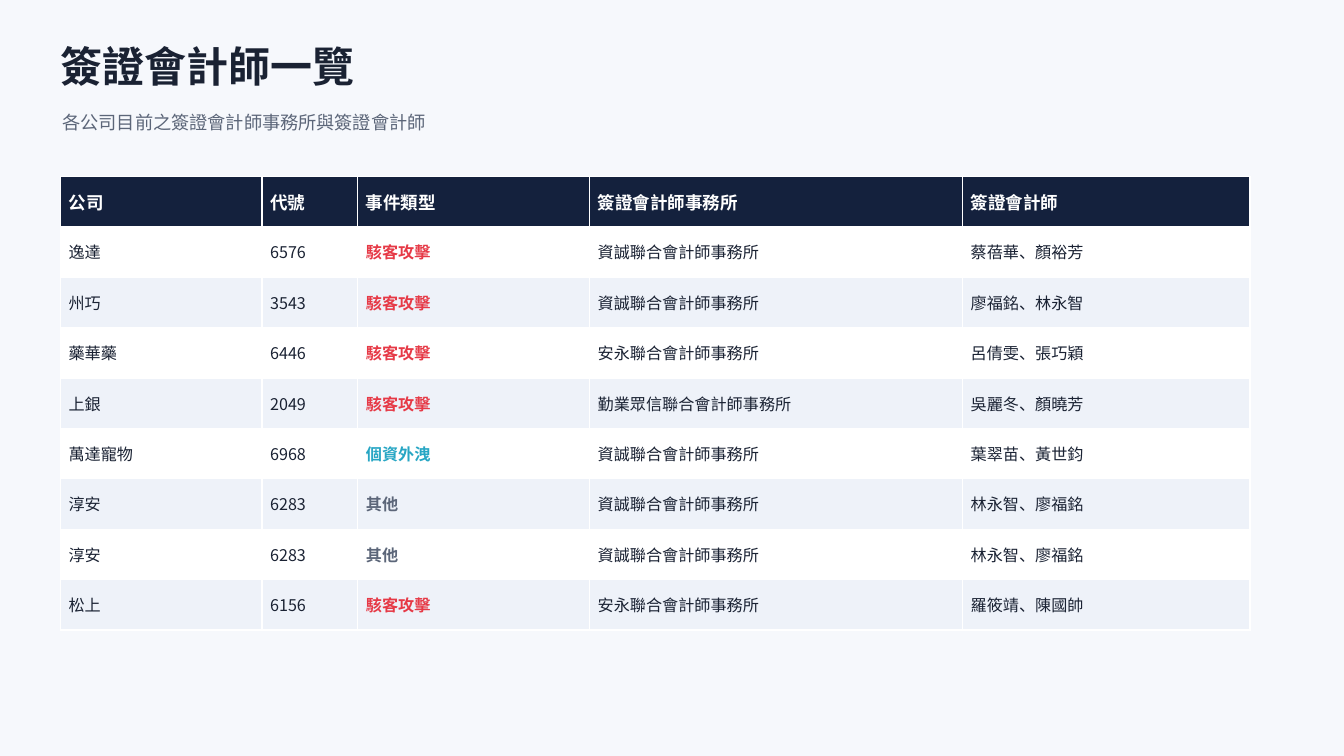
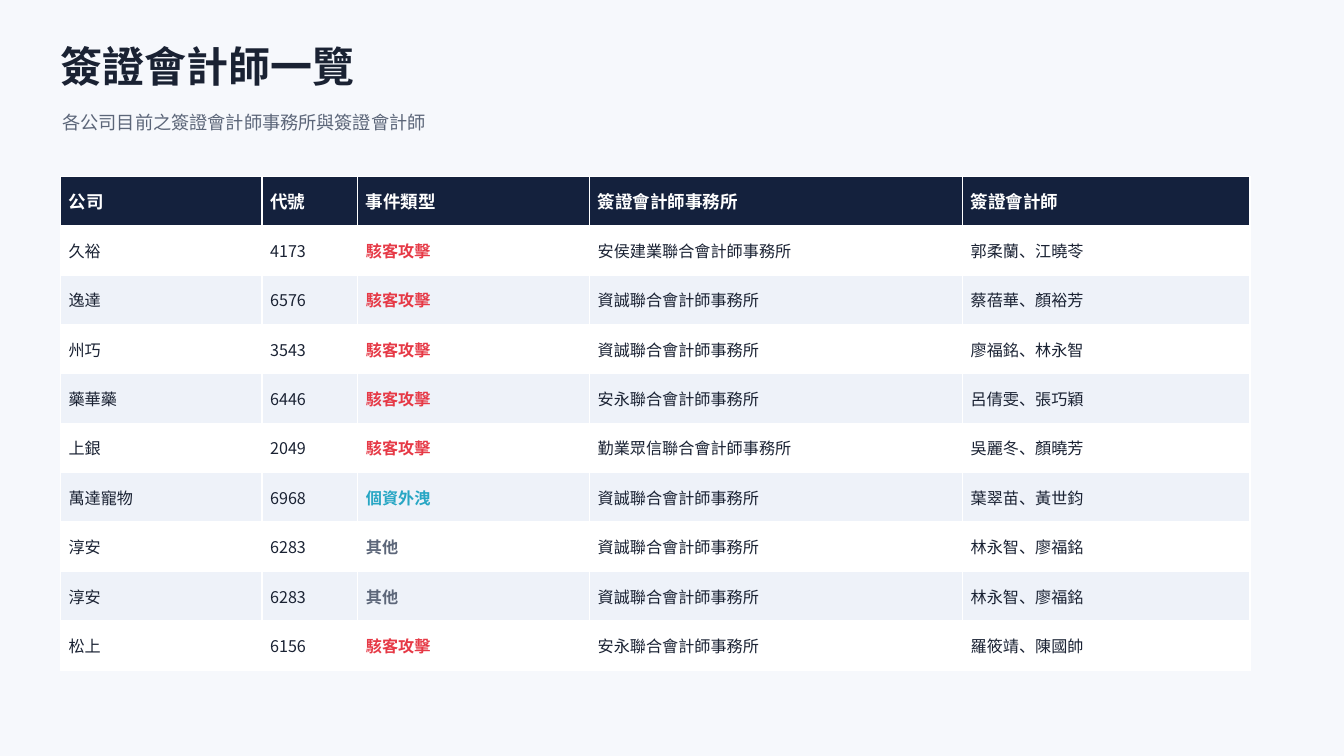
Before and after one commit to Johnnylin77/mops-isec-monitor, a slide deck: slide 4 of 資安事件因應分析.pptx. Drawn at 1344x756 pixels with LibreOffice and Linux fonts; fonts in the diff are those of the drawing. Boxes give left, top, right and bottom in pixels: in the first picture for what was removed or moved away, otherwise in the second. Text is boxed around its words. In the diff, an @@ line names an element or a change of style, - is before the commit and + after.

```diff
--- a/資安事件因應分析.pptx
+++ b/資安事件因應分析.pptx
@@ table at bbox=[60, 176, 1250, 670] @@
+row 2: 久裕 | 4173 | 駭客攻擊 | 安侯建業聯合會計師事務所 | 郭柔蘭、江曉苓
```
Also in this commit, not shown: 5 other slides changed, 1 slide added, 2 other files.
